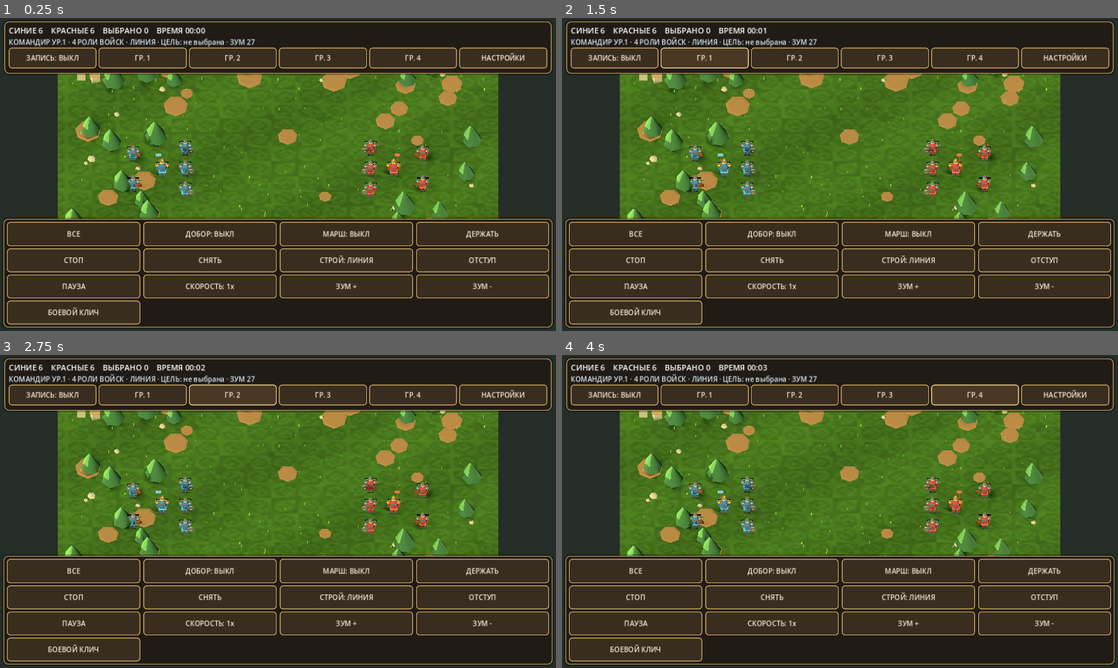
Above: before the commit, frames 1-4 (two rows, left to right).
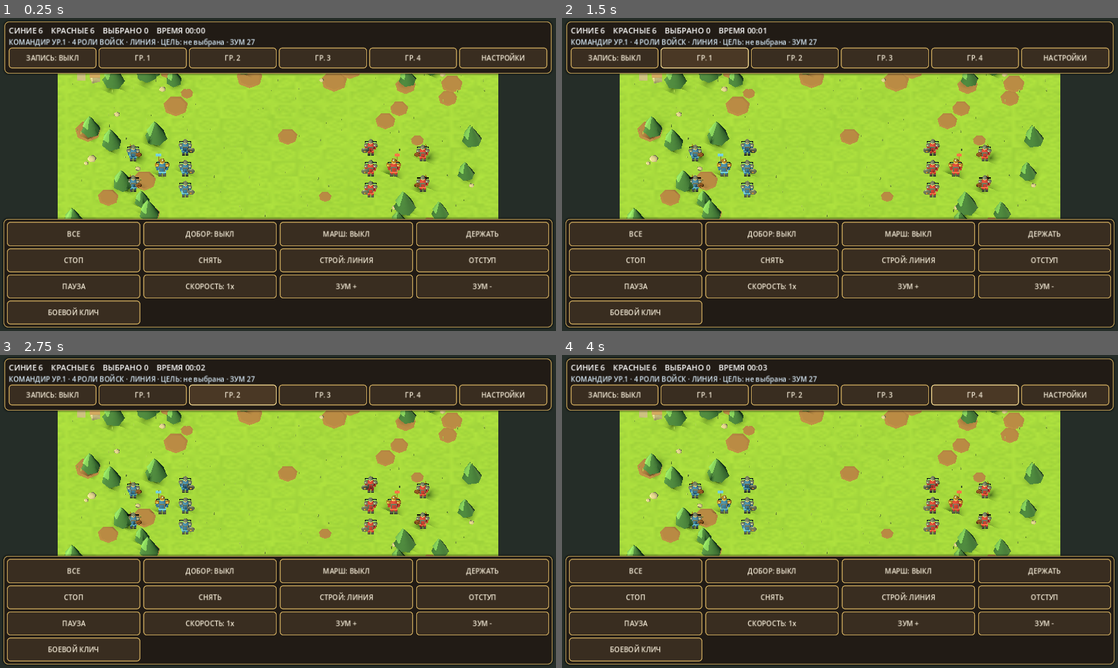
Above: after the commit, the same moments.

Repository: ilonadanelan1-code/-Project-Ember
Game: Godot game, scene res://scenes/combat_test.tscn
Same seed, same stepped clock (60 frames per second), same inputs: the game is played once before the commit and once after it. This scene is started directly instead of the project's main scene.
Inputs:
- Up to frame 1 (0.25 s): no input
- Up to frame 2 (1.5 s): click "ЗАПИСЬ: ВЫКЛ" at 0.5 s; click "ГР. 1" at 1.25 s
- Up to frame 3 (2.75 s): click "ГР. 2" at 2 s
- Up to frame 4 (4 s): click "ГР. 3" at 2.75 s; click "ГР. 4" at 3.5 s

The runs differ from the first frame. In frame 1, 31% of the frame differs, in the area x 10-90%, y 17-65%; in frame 2, 31%; in frame 3, 31%; in frame 4, 31%.

Commit message:
Route remaining visual colors through ArtPalette

Diff:
--- a/project_ember/scripts/battle_unit.gd
+++ b/project_ember/scripts/battle_unit.gd
@@ -198,7 +198,7 @@
 	mount.rotation.x = PI / 2.0
 	mount.position = Vector3(0.0, 0.48, 0.0)
 	var mount_material := StandardMaterial3D.new()
-	mount_material.albedo_color = Color(0.36, 0.22, 0.13) if team == 0 else Color(0.27, 0.16, 0.12)
+	mount_material.albedo_color = Palette.HORSE_BROWN_PLAYER if team == 0 else Palette.HORSE_BROWN_ENEMY
 	mount_material.roughness = 0.9
 	mount.material_override = mount_material
 	add_child(mount)
@@ -209,14 +209,14 @@
 	saddle.mesh = saddle_mesh
 	saddle.position = Vector3(0.0, 0.79, 0.0)
 	var saddle_material := StandardMaterial3D.new()
-	saddle_material.albedo_color = Color(0.72, 0.48, 0.17)
+	saddle_material.albedo_color = Palette.GOLD
 	saddle.material_override = saddle_material
 	add_child(saddle)
 
 
 func _add_commander_visuals() -> void:
 	var shoulder_material := StandardMaterial3D.new()
-	shoulder_material.albedo_color = Color(0.78, 0.58, 0.20)
+	shoulder_material.albedo_color = Palette.GOLD
 	shoulder_material.metallic = 0.72
 	for side in [-1.0, 1.0]:
 		var shoulder := MeshInstance3D.new()
@@ -236,7 +236,7 @@
 	crown.mesh = crown_mesh
 	crown.position = Vector3(0.0, 1.79, 0.0)
 	var crown_material := StandardMaterial3D.new()
-	crown_material.albedo_color = Color(0.95, 0.72, 0.22)
+	crown_material.albedo_color = Palette.GOLD_LIGHT
 	crown_material.metallic = 0.88
 	crown_material.roughness = 0.24
 	crown.material_override = crown_material
@@ -249,9 +249,9 @@
 	jewel.mesh = jewel_mesh
 	jewel.position = Vector3(0.0, 1.90, -0.02)
 	var jewel_material := StandardMaterial3D.new()
-	jewel_material.albedo_color = Color(0.25, 0.85, 0.78)
+	jewel_material.albedo_color = Palette.WATER_LIGHT
 	jewel_material.emission_enabled = true
-	jewel_material.emission = Color(0.08, 0.35, 0.30)
+	jewel_material.emission = Palette.WATER.darkened(0.3)
 	jewel.material_override = jewel_material
 	add_child(jewel)
 
@@ -266,7 +266,7 @@
 	spear.position = Vector3(0.34, 1.0, -0.02)
 	spear.rotation.z = -0.24
 	var shaft_material := StandardMaterial3D.new()
-	shaft_material.albedo_color = Color(0.42, 0.29, 0.16)
+	shaft_material.albedo_color = Palette.WOOD.lightened(0.2)
 	spear.material_override = shaft_material
 	add_child(spear)
 
@@ -280,7 +280,7 @@
 	spear_tip.position = Vector3(0.53, 1.80, -0.02)
 	spear_tip.rotation.z = -0.24
 	var tip_material := StandardMaterial3D.new()
-	tip_material.albedo_color = Color(0.76, 0.81, 0.87)
+	tip_material.albedo_color = Palette.METAL.lightened(0.15)
 	spear_tip.material_override = tip_material
 	add_child(spear_tip)
 
@@ -296,17 +296,17 @@
 	var marker_material := StandardMaterial3D.new()
 	match role:
 		UnitRole.RANGED:
-			marker_material.albedo_color = Color(1.0, 0.76, 0.20)
+			marker_material.albedo_color = Palette.GOLD_LIGHT
 			marker_material.emission_enabled = true
-			marker_material.emission = Color(0.65, 0.30, 0.04)
+			marker_material.emission = Palette.GOLD.darkened(0.45)
 		UnitRole.SPEAR:
-			marker_material.albedo_color = Color(0.34, 0.88, 0.58)
+			marker_material.albedo_color = Palette.REWARD
 		UnitRole.CAVALRY:
-			marker_material.albedo_color = Color(0.92, 0.67, 0.28)
+			marker_material.albedo_color = Palette.GOLD
 			marker_material.emission_enabled = true
-			marker_material.emission = Color(0.35, 0.18, 0.04)
+			marker_material.emission = Palette.GOLD.darkened(0.55)
 		_:
-			marker_material.albedo_color = Color(0.78, 0.84, 0.92)
+			marker_material.albedo_color = Palette.METAL.lightened(0.2)
 	marker_material.shading_mode = BaseMaterial3D.SHADING_MODE_UNSHADED
 	marker.material_override = marker_material
 	add_child(marker)
@@ -323,7 +323,7 @@
 	background.mesh = VisualCacheScript.cache_mesh_resource(background_mesh)
 	var background_material := VisualCacheScript.get_material("unit:health:background", func() -> Material:
 		var material := StandardMaterial3D.new()
-		material.albedo_color = Color(0.025, 0.03, 0.035, 1.0)
+		material.albedo_color = Palette.UI_BRONZE_DARK
 		material.shading_mode = BaseMaterial3D.SHADING_MODE_UNSHADED
 		return material
 	)
--- a/project_ember/scripts/battle_unit_visuals.gd
+++ b/project_ember/scripts/battle_unit_visuals.gd
@@ -16,11 +16,11 @@
 	var leather := _material(Palette.WOOD, 0.0, 0.9)
 	var cloth := _material(cloth_color, 0.0, 0.84)
 	var cloth_highlight := _material(cloth_light, 0.0, 0.78)
-	var skin := _material(Color("#b88b68"), 0.0, 0.9)
+	var skin := _material(Palette.SKIN, 0.0, 0.9)
 	var boots := _material(Palette.METAL_DARK, 0.0, 0.95)
 
 	if role == BattleUnit.UnitRole.CAVALRY:
-		_add_horse(root, team, forward, leather, _material(Color(0.34, 0.22, 0.14) if team == 0 else Color(0.22, 0.15, 0.12), 0.0, 0.95))
+		_add_horse(root, team, forward, leather, _material(Palette.HORSE_BROWN_PLAYER if team == 0 else Palette.HORSE_BROWN_ENEMY, 0.0, 0.95))
 		_add_rider(root, forward, cloth, cloth_highlight, metal, skin, boots)
 	else:
 		_add_infantry(root, forward, cloth, cloth_highlight, metal, gold, leather, skin, boots, role == BattleUnit.UnitRole.COMMANDER)
--- a/project_ember/scripts/battlefield_visuals.gd
+++ b/project_ember/scripts/battlefield_visuals.gd
@@ -19,7 +19,7 @@
 	var ground_material := VisualCacheScript.get_material("battlefield:ground", func() -> Material:
 		var material := StandardMaterial3D.new()
 		material.albedo_texture = _make_ground_texture()
-		material.albedo_color = Color(0.82, 0.91, 0.73)
+		material.albedo_color = Palette.GROUND_TEXTURE_TINT
 		material.roughness = 1.0
 		material.texture_filter = BaseMaterial3D.TEXTURE_FILTER_LINEAR
 		return material
@@ -41,9 +41,9 @@
 	var world := WorldEnvironment.new()
 	var environment := Environment.new()
 	environment.background_mode = Environment.BG_COLOR
-	environment.background_color = Color("#252d28")
+	environment.background_color = Palette.SKY_BACKGROUND
 	environment.ambient_light_source = Environment.AMBIENT_SOURCE_COLOR
-	environment.ambient_light_color = Color("#b5c1ad")
+	environment.ambient_light_color = Palette.AMBIENT_COOL
 	environment.ambient_light_energy = 0.62
 	environment.tonemap_mode = Environment.TONE_MAPPER_FILMIC
 	world.environment = environment
@@ -84,9 +84,8 @@
 		for x in range(128):
 			var grain := float(posmod(x * 37 + y * 71 + x * y * 13, 97)) / 96.0
 			var wave := sin(float(x + y) * 0.11) * 0.018
-			var shade := (grain - 0.5) * 0.075 + wave
-			var green := clampf(0.30 + shade, 0.0, 1.0)
-			image.set_pixel(x, y, Color(0.19 + shade * 0.62, green, 0.15 + shade * 0.48, 1.0))
+			var blend := clampf(0.22 + grain * 0.22 + wave, 0.08, 0.62)
+			image.set_pixel(x, y, Palette.GRASS.lerp(Palette.GRASS_LIGHT, blend))
 	return ImageTexture.create_from_image(image)
 
 
--- a/project_ember/scripts/combat_test.gd
+++ b/project_ember/scripts/combat_test.gd
@@ -1,4 +1,6 @@
 extends Node3D
+
+const Palette = preload("res://scripts/art_palette.gd")
 
 const UiThemeScript = preload("res://scripts/ui_theme.gd")
 const SettingsPanelScript = preload("res://scripts/settings_panel.gd")
@@ -231,12 +233,12 @@
 
 	_status_label = Label.new()
 	_status_label.add_theme_font_size_override("font_size", UiThemeScript.font_size(18))
-	_status_label.add_theme_color_override("font_color", Color(1.0, 1.0, 1.0))
+	_status_label.add_theme_color_override("font_color", Palette.UI_TEXT_PURE)
 	top_box.add_child(_status_label)
 
 	_help_label = Label.new()
 	_help_label.add_theme_font_size_override("font_size", UiThemeScript.font_size(13))
-	_help_label.add_theme_color_override("font_color", Color(0.85, 0.91, 0.96))
+	_help_label.add_theme_color_override("font_color", Palette.UI_TEXT_HELP)
 	top_box.add_child(_help_label)
 
 	var group_row := HBoxContainer.new()
@@ -332,13 +334,13 @@
 	_result_title = Label.new()
 	_result_title.horizontal_alignment = HORIZONTAL_ALIGNMENT_CENTER
 	_result_title.add_theme_font_size_override("font_size", UiThemeScript.font_size(27))
-	_result_title.add_theme_color_override("font_color", Color(1.0, 0.86, 0.35))
+	_result_title.add_theme_color_override("font_color", Palette.UI_RESULT_GOLD)
 	content.add_child(_result_title)
 
 	_result_details = Label.new()
 	_result_details.horizontal_alignment = HORIZONTAL_ALIGNMENT_CENTER
 	_result_details.add_theme_font_size_override("font_size", UiThemeScript.font_size(14))
-	_result_details.add_theme_color_override("font_color", Color(0.92, 0.95, 0.98))
+	_result_details.add_theme_color_override("font_color", Palette.UI_TEXT_BODY)
 	content.add_child(_result_details)
 
 	var return_button := _add_action_button(content, "НА СТРАТЕГИЧЕСКУЮ КАРТУ", _return_to_strategy_map)
@@ -364,8 +366,8 @@
 	_selection_marquee.mouse_filter = Control.MOUSE_FILTER_IGNORE
 	_selection_marquee.visible = false
 	var style := StyleBoxFlat.new()
-	style.bg_color = Color(0.18, 0.55, 0.96, 0.16)
-	style.border_color = Color(0.48, 0.78, 1.0, 0.95)
+	style.bg_color = Palette.UI_SELECTION_FILL
+	style.border_color = Palette.UI_SELECTION_BORDER
 	style.border_width_left = 2
 	style.border_width_top = 2
 	style.border_width_right = 2
